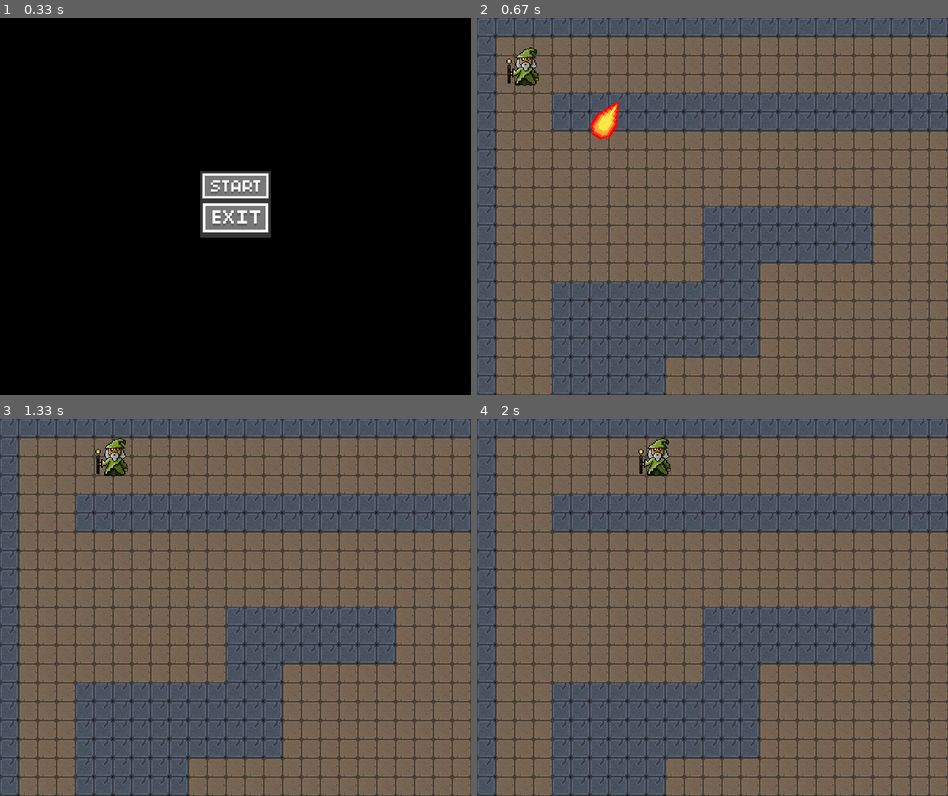
Above: before the commit, frames 1-4 (two rows, left to right).
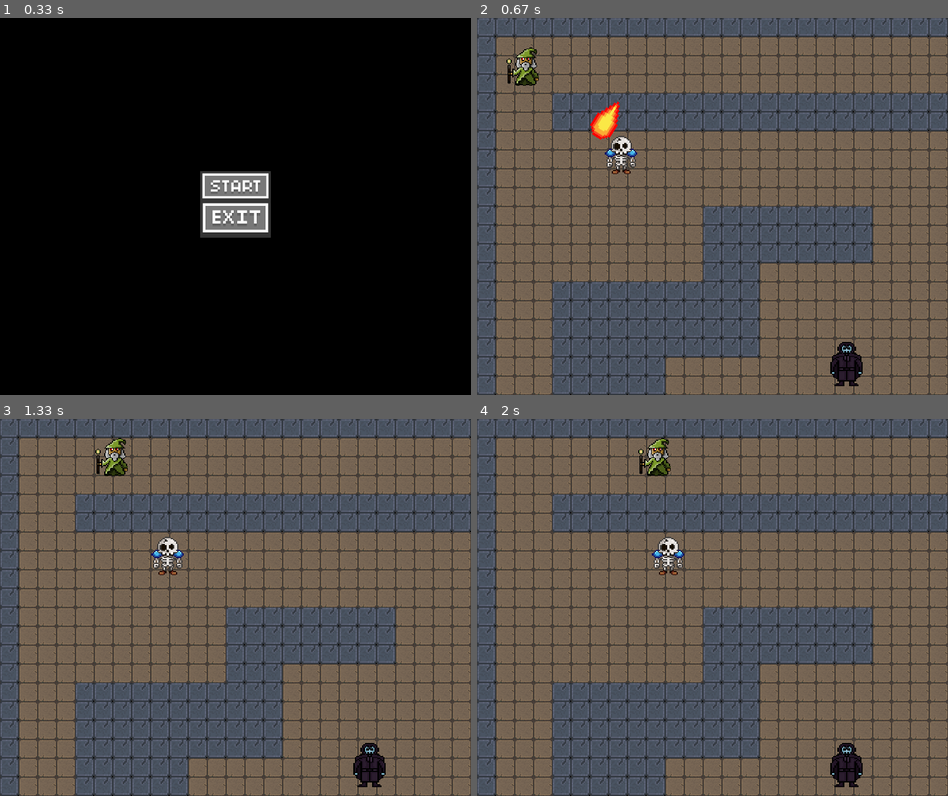
Above: after the commit, the same moments.

Repository: the-akira/PyGameDev
Game: pygame game, started from Exemplos/RPG/main.py
Same seed, same stepped clock (60 frames per second), same inputs: the game is played once before the commit and once after it.
Inputs (mouse positions are in pixels of both pictures, inside the frame that each line leads up to):
- Up to frame 1 (0.33 s): no input
- Up to frame 2 (0.67 s): press the mouse at (712, 187) at 0.37 s; move the mouse to (717, 251) at 0.47 s; release the mouse at (726, 319) at 0.6 s
- Up to frame 3 (1.33 s): hold Right 0.67-1.13 s; move the mouse to (282, 633) at 0.7 s; hold Up from 1.17 s (still down)
- Up to frame 4 (2 s): release Up at 1.47 s; hold Right 1.5-1.97 s

Frame 1 is identical in both runs. In frame 2, 1.0% of the frame differs, in the area x 27-82%, y 31-98%; in frame 3, 1.0%, in the area x 32-82%, y 31-98%; in frame 4, 1.0%.

Commit message:
RPG Iniciando a Criar Inimigos

Diff:
--- a/Exemplos/RPG/main.py
+++ b/Exemplos/RPG/main.py
@@ -124,6 +124,38 @@
         self.image = pygame.Surface((TILE_SIZE, TILE_SIZE))
         self.rect = self.image.get_rect(topleft=pos)
 
+class Skeleton(Entity):
+    def __init__(self, platforms, pos, *groups):
+        super().__init__(pos)
+        img = pygame.image.load('sprites/skeleton.png').convert_alpha()
+        self.image = pygame.transform.scale(img, (55,65)).convert_alpha()
+        self.rect = self.image.get_rect(topleft=pos)
+
+    def draw(self, surface, scroll_x, scroll_y):
+        surface.blit(self.image, ((self.rect.centerx - int(self.image.get_width()/2) + scroll_x),
+            self.rect.centery - int(self.image.get_height()/2) + scroll_y))
+
+    def update(self, platforms):
+        self.rect.x += 1
+        self.collide(1, 0, platforms)
+
+    def collide(self, xvel, yvel, platforms):
+        for platform in platforms:
+            if pygame.sprite.collide_rect(self, platform):
+                if xvel > 0:
+                    self.rect.right = platform.rect.left
+
+class Necromancer(Entity):
+    def __init__(self, platforms, pos, *groups):
+        super().__init__(pos)
+        img = pygame.image.load('sprites/necromancer.png').convert_alpha()
+        self.image = pygame.transform.scale(img, (55,75)).convert_alpha()
+        self.rect = self.image.get_rect(topleft=pos)
+
+    def draw(self, surface, scroll_x, scroll_y):
+        surface.blit(self.image, ((self.rect.centerx - int(self.image.get_width()/2) + scroll_x),
+            self.rect.centery - int(self.image.get_height()/2) + scroll_y))
+
 class Player(Entity):
     def __init__(self, platforms, pos, *groups):
         super().__init__(pos)
@@ -197,7 +229,6 @@
             if pygame.mouse.get_pressed()[0] == 1 and not self.clicked:
                 action = True
                 self.clicked = True
-
         if pygame.mouse.get_pressed()[0] == 0:
             self.clicked = False
 
@@ -234,7 +265,23 @@
     floors = pygame.sprite.Group()
     platforms = pygame.sprite.Group()
     fireball_group = pygame.sprite.Group()
+    skeleton_group = pygame.sprite.Group()
+    necromancer_group = pygame.sprite.Group()
     player = Player(platforms, INITIAL_POS)
+    skeletons = [
+        Skeleton(platforms, (200,200)),
+        Skeleton(platforms, (200,850)),
+        Skeleton(platforms, (1250,330))
+    ]
+    for skeleton in skeletons:
+        skeleton_group.add(skeleton)
+    necromancers = [
+        Necromancer(platforms, (2500,300)),
+        Necromancer(platforms, (600,550)),
+        Necromancer(platforms, (450,1210))
+    ]
+    for necromancer in necromancers:
+        necromancer_group.add(necromancer)
     level_width  = len(world_data[0]) * TILE_SIZE
     level_height = len(world_data) * TILE_SIZE
     entities = CameraLayeredUpdates(player, pygame.Rect(0, 0, level_width, level_height))
@@ -273,6 +320,14 @@
         if not paused and not main_menu:
             entities.update()
             entities.draw(screen)
+            for skeleton in skeletons:
+                skeleton.draw(screen, entities.cam.x, entities.cam.y)
+                skeleton_group.add(skeleton)
+            skeleton_group.update(platforms)
+            for necromancer in necromancers:
+                necromancer.draw(screen, entities.cam.x, entities.cam.y)
+                necromancer_group.add(necromancer)
+            necromancer_group.update()
             fireball = weapon.update(player, entities.cam.x, entities.cam.y)
             if fireball:
                 fireball_group.add(fireball)
Not shown, changed: Exemplos/RPG/README.md
Binary file added: Exemplos/RPG/sprites/necromancer.png
Binary file added: Exemplos/RPG/sprites/skeleton.png
